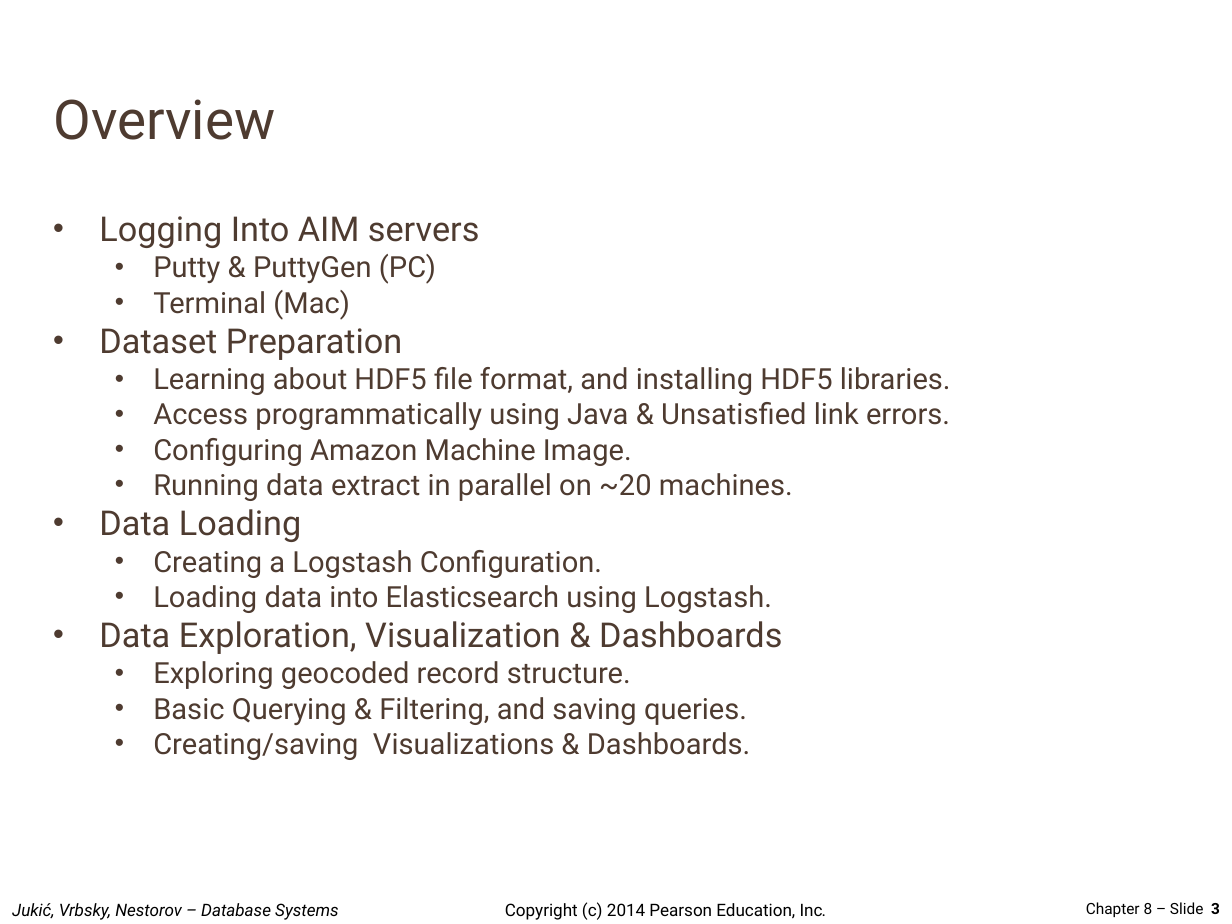
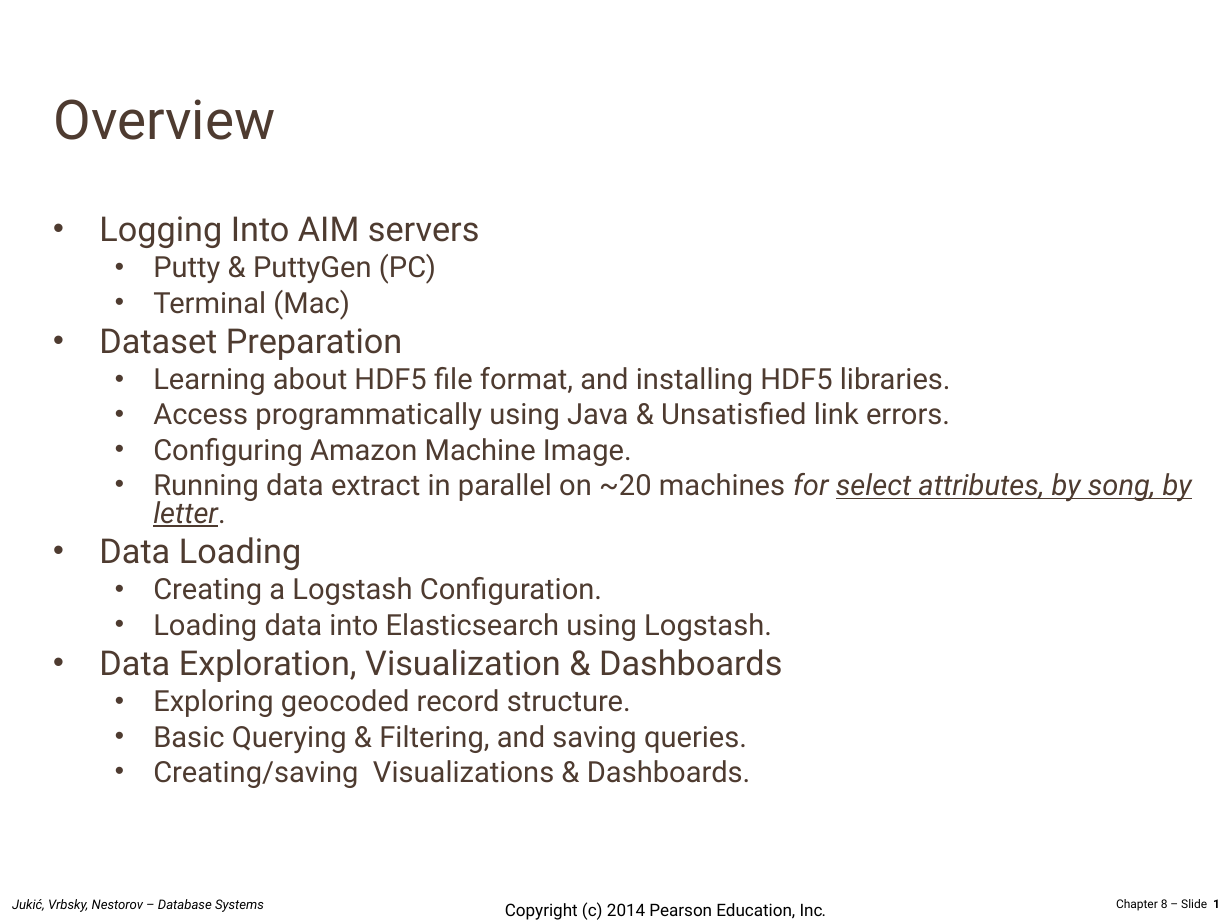
Before and after one commit to xxispawn01xx/Public, a slide deck: slide 1 of Distributed Computing/AWS Kibana Million Song/Million Song Case Study Readme.ppt (slide 3 before the commit). Drawn at 1232x924 pixels with LibreOffice and Linux fonts; fonts in the diff are those of the drawing; background and template pictures are left out. Boxes give left, top, right and bottom in pixels: in the first picture for what was removed or moved away, otherwise in the second. Text is boxed around its words. In the diff, an @@ line names an element or a change of style, - is before the commit and + after.

Commit message:
AWS Million Song Database Parsed Attributes

```diff
--- a/Distributed Computing/AWS Kibana Million Song/Million Song Case Study Readme.ppt
+++ b/Distributed Computing/AWS Kibana Million Song/Million Song Case Study Readme.ppt
@@ text at [153,473,1192,527]: text changed @@
-  • Running data extract in parallel on ~20 machines.
+  • Running data extract in parallel on ~20 machines for select attributes, by song, by letter.
@@ text "Jukić, Vrbsky, Nestorov – Database ..." at [12,899,264,912]: size 10 to 7.8 pt; line spacing 1 to 0.8 @@
@@ text at [1116,899,1220,911]: text changed; size 9 to 7 pt @@
-Chapter 8 – Slide 3
+Chapter 8 – Slide 1
```
Also in this commit, not shown: 2 other slides changed, 3 slides removed.
